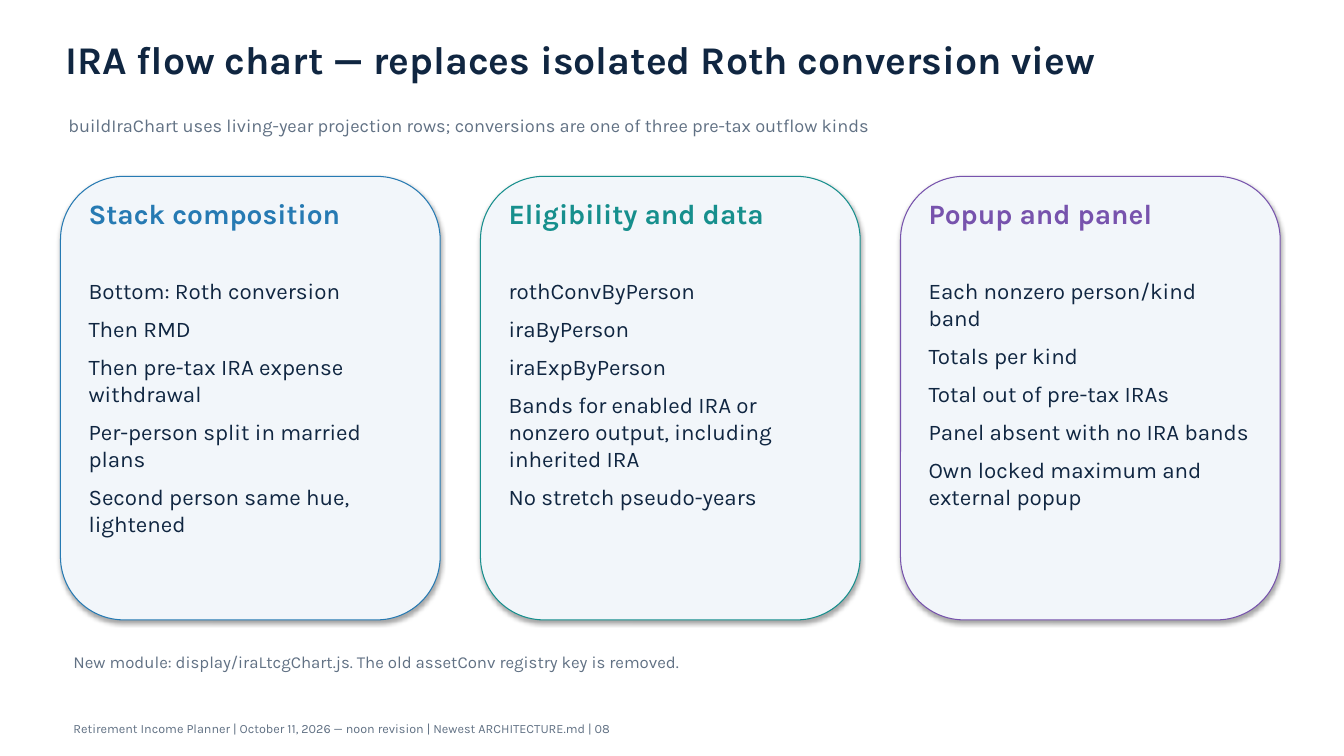
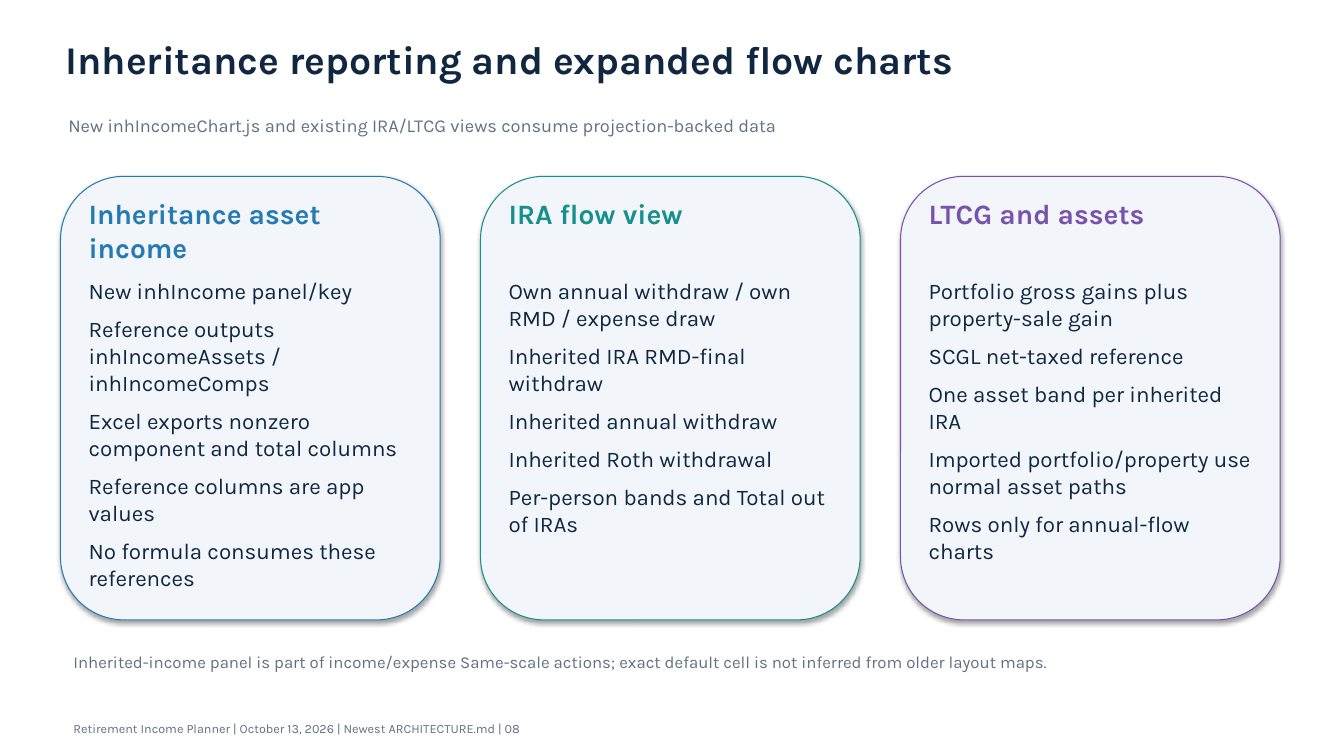
Before and after one commit to howardc64/retirefin, a slide deck: slide 8 of docs/retirement_income_planner_architecture.pptx. Drawn at 1344x756 pixels with LibreOffice and Linux fonts; fonts in the diff are those of the drawing. Boxes give left, top, right and bottom in pixels: in the first picture for what was removed or moved away, otherwise in the second. Text is boxed around its words. In the diff, an @@ line names an element or a change of style, - is before the commit and + after.

```diff
--- a/docs/retirement_income_planner_architecture.pptx
+++ b/docs/retirement_income_planner_architecture.pptx
@@ text at (x1=65, y1=46, x2=952, y2=84): text changed @@
-IRA flow chart — replaces isolated Roth conversion view
+Inheritance reporting and expanded flow charts
@@ text at (x1=68, y1=119, x2=776, y2=137): text changed @@
-buildIraChart uses living-year projection rows; conversions are one of three pre-tax outflow kinds
+New inhIncomeChart.js and existing IRA/LTCG views consume projection-backed data
@@ text at (x1=89, y1=204, x2=321, y2=259): text changed @@
-Stack composition
+Inheritance asset income
@@ text at (x1=509, y1=204, x2=683, y2=225): text changed @@
-Eligibility and data
+IRA flow view
@@ text at (x1=929, y1=205, x2=1145, y2=225): text changed @@
-Popup and panel
+LTCG and assets
@@ text at (x1=89, y1=282, x2=398, y2=587): text changed @@
-Bottom: Roth conversion
-Then RMD
-Then pre-tax IRA expense withdrawal
-Per-person split in married plans
-Second person same hue, lightened
+New inhIncome panel/key
+Reference outputs inhIncomeAssets / inhIncomeComps
+Excel exports nonzero component and total columns
+Reference columns are app values
+No formula consumes these references
@@ text at (x1=509, y1=283, x2=825, y2=533): text changed @@
-rothConvByPerson
-iraByPerson
-iraExpByPerson
-Bands for enabled IRA or nonzero output, including inherited IRA
-No stretch pseudo-years
+Own annual withdraw / own RMD / expense draw
+Inherited IRA RMD-final withdraw
+Inherited annual withdraw
+Inherited Roth withdrawal
+Per-person bands and Total out of IRAs
@@ text at (x1=929, y1=283, x2=1251, y2=560): text changed @@
-Each nonzero person/kind band
-Totals per kind
-Total out of pre-tax IRAs
-Panel absent with no IRA bands
-Own locked maximum and external popup
+Portfolio gross gains plus property-sale gain
+SCGL net-taxed reference
+One asset band per inherited IRA
+Imported portfolio/property use normal asset paths
+Rows only for annual-flow charts
@@ text at (x1=73, y1=655, x2=1047, y2=672): text changed @@
-New module: display/iraLtcgChart.js. The old assetConv registry key is removed.
+Inherited-income panel is part of income/expense Same-scale actions; exact default cell is not inferred from older layout maps.
@@ text at (x1=73, y1=724, x2=520, y2=734): text changed @@
-Retirement Income Planner | October 11, 2026 — noon revision | Newest ARCHITECTURE.md | 08
+Retirement Income Planner | October 13, 2026 | Newest ARCHITECTURE.md | 08
```
Also in this commit, not shown: 6 other slides changed, 10 slides added, 8 slides removed, 16 other files.
